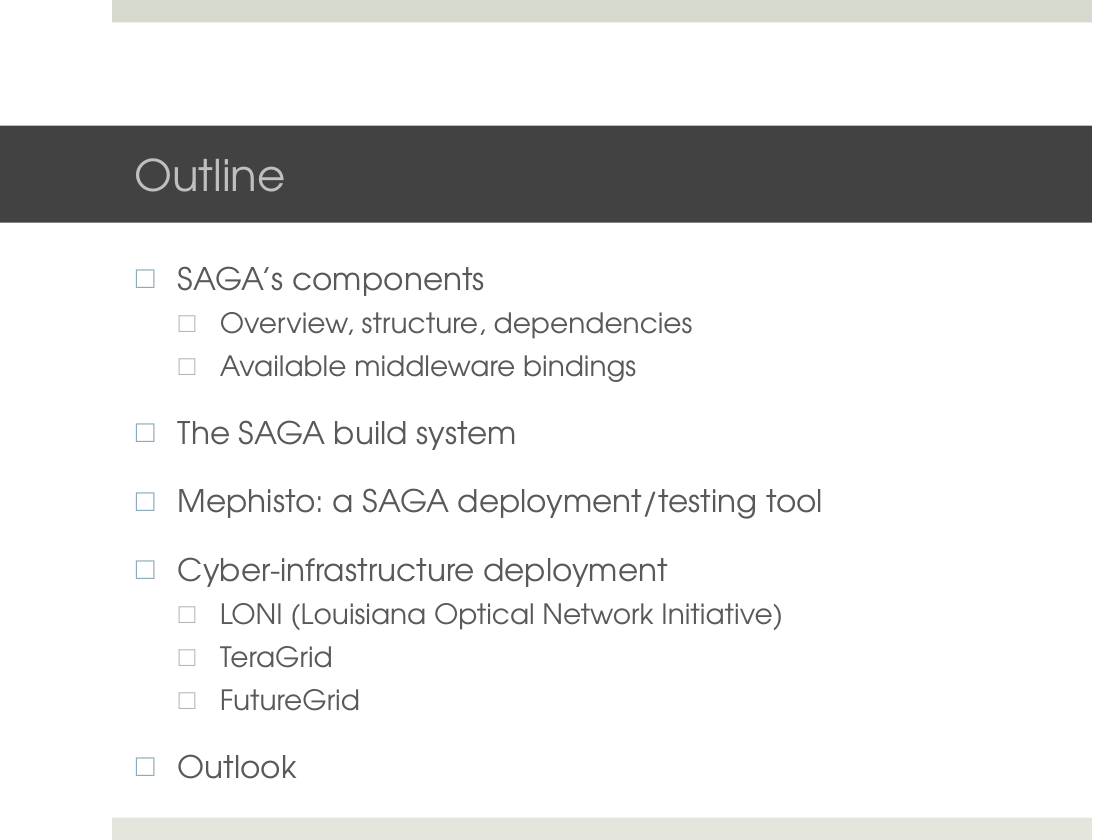
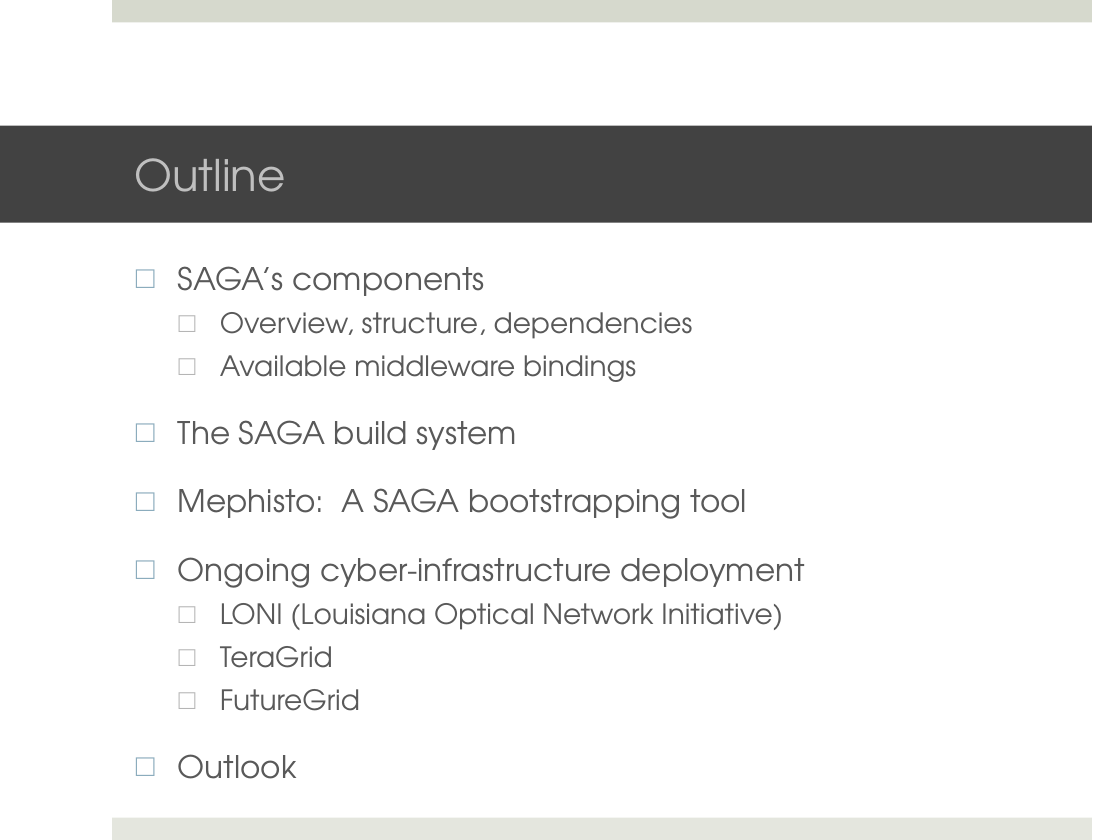
Before and after one commit to saga-project/saga-cpp-legacy-projects, a slide deck: slide 2 of tutorial/general_tutorial/Installation.pptx. Drawn at 1120x840 pixels with LibreOffice and Linux fonts; fonts in the diff are those of the drawing; background and template pictures are left out. Boxes give left, top, right and bottom in pixels: in the first picture for what was removed or moved away, otherwise in the second. Text is boxed around its words. In the diff, an @@ line names an element or a change of style, - is before the commit and + after.

```diff
--- a/tutorial/general_tutorial/Installation.pptx
+++ b/tutorial/general_tutorial/Installation.pptx
@@ text at [178,488,805,588]: text changed @@
-□ Mephisto: a SAGA deployment/testing tool
-□ Cyber-infrastructure deployment
+□ Mephisto: A SAGA bootstrapping tool
+□ Ongoing cyber-infrastructure deployment
```
Also in this commit, not shown: 3 other slides changed, 6 slides added, 9 slides removed.
